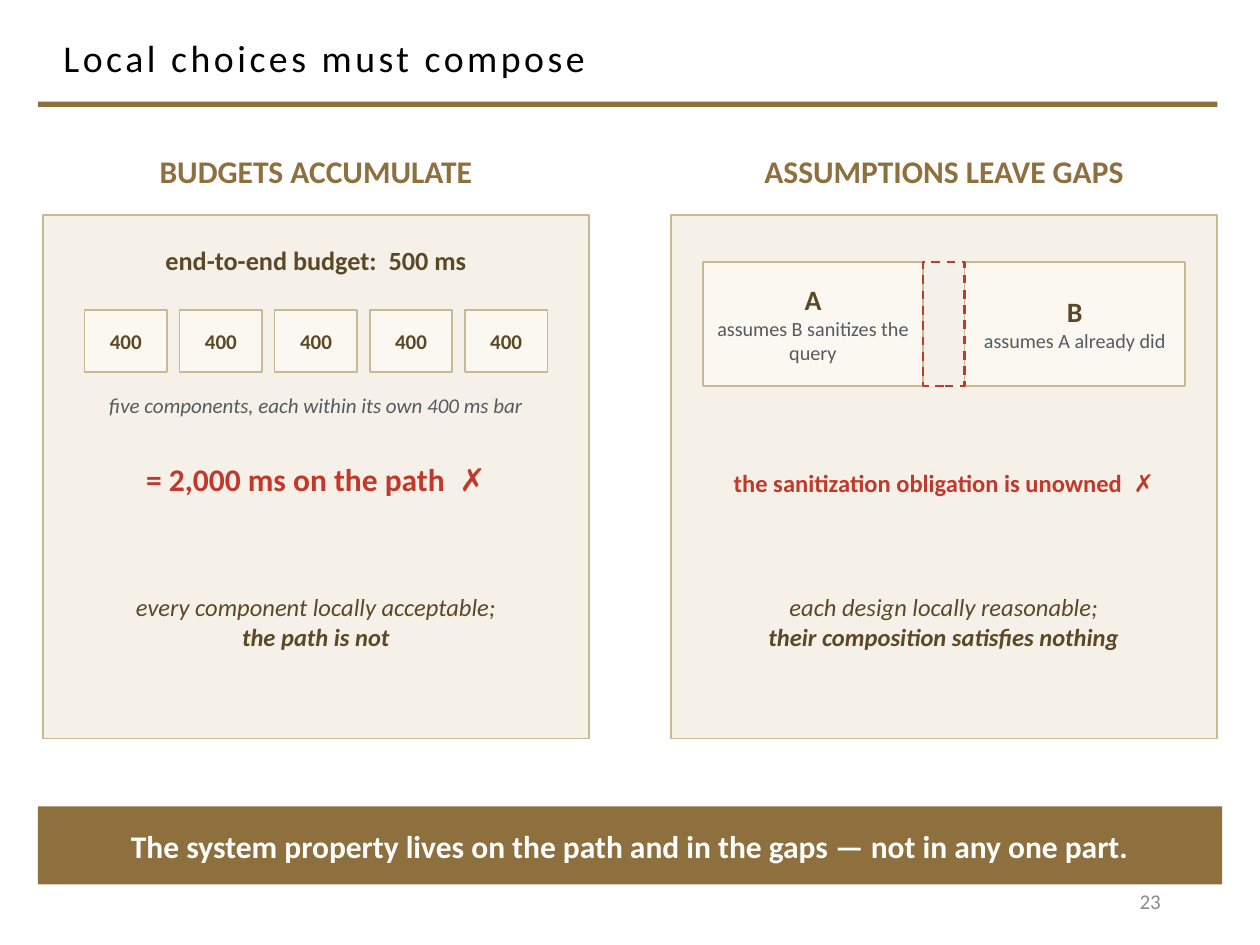
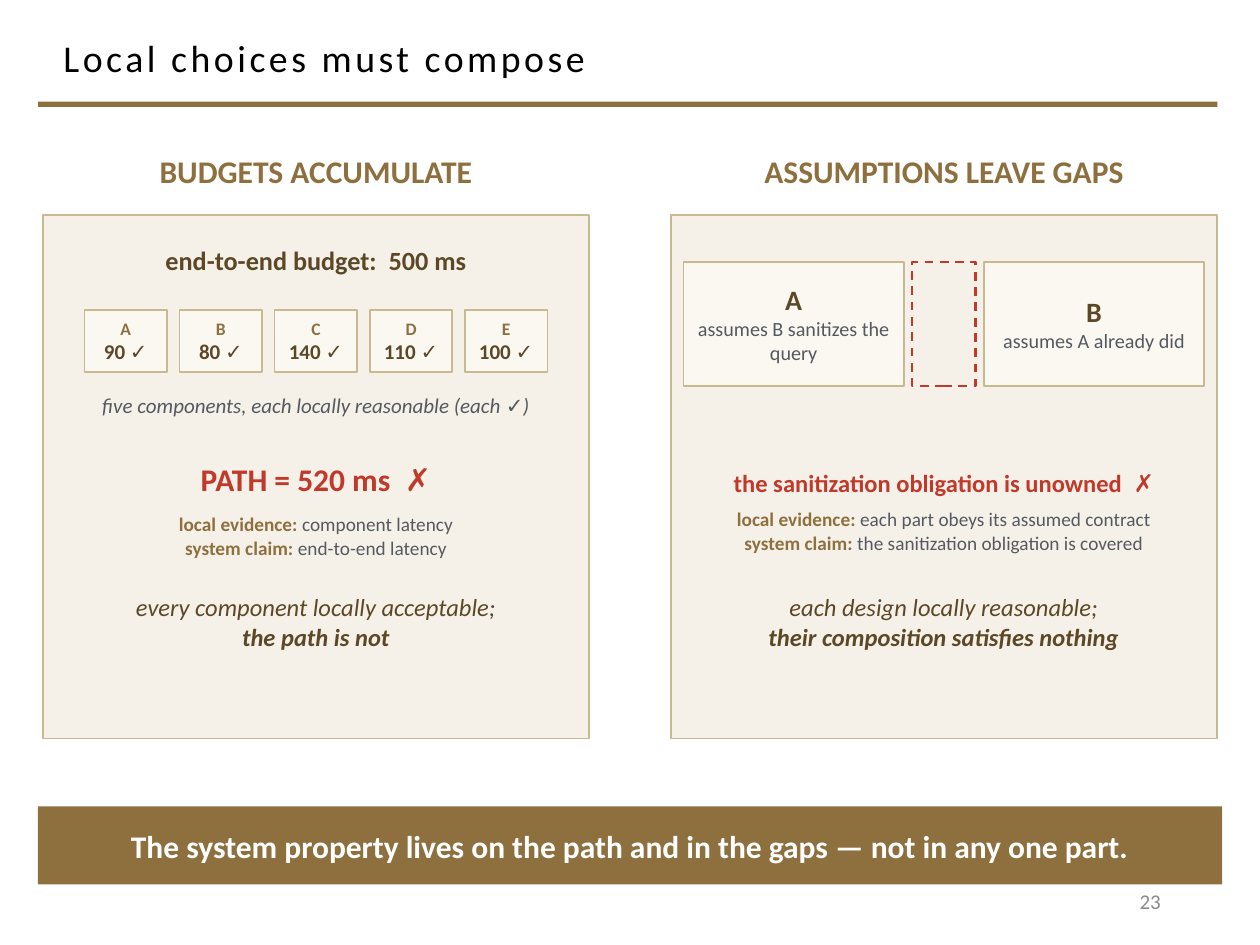
Before and after one commit to davisjam/model-based-agentic-software-engineering, a slide deck: slide 23 of course/lectures/act-1-foundations/07-design/1-7-Design.pptx. Drawn at 1260x945 pixels with LibreOffice and Linux fonts; fonts in the diff are those of the drawing; background and template pictures are left out. Boxes give left, top, right and bottom in pixels: in the first picture for what was removed or moved away, otherwise in the second. Text is boxed around its words. In the diff, an @@ line names an element or a change of style, - is before the commit and + after.

```diff
--- a/course/lectures/act-1-foundations/07-design/1-7-Design.pptx
+++ b/course/lectures/act-1-foundations/07-design/1-7-Design.pptx
@@ rectangle "A": place and size @@
-rectangle "A" at (703, 262, 924, 386)
+rectangle "A" at (683, 262, 903, 386)
@@ rectangle: place and size @@
-rectangle at (924, 262, 965, 386)
+rectangle at (912, 262, 975, 386)
@@ rectangle "B": place and size @@
-rectangle "B" at (965, 262, 1186, 386)
+rectangle "B" at (984, 262, 1205, 386)
@@ text in rectangle at (104, 323, 131, 359): text changed @@
-400
+A
+90 ✓
@@ text in rectangle at (199, 323, 226, 359): text changed @@
-400
+B
+80 ✓
@@ text in rectangle at (289, 323, 321, 359): text changed @@
-400
+C
+140 ✓
@@ text in rectangle at (384, 323, 417, 359): text changed @@
-400
+D
+110 ✓
@@ text in rectangle at (479, 323, 511, 359): text changed @@
-400
+E
+100 ✓
@@ text at (102, 398, 501, 417): text changed @@
-five components, each within its own 400 ms bar
+five components, each locally reasonable (each ✓)
@@ text at (201, 470, 390, 492): text changed @@
-= 2,000 ms on the path ✗
+PATH = 520 ms ✗
@@ text added at (179, 517, 452, 558), 11 pt, text #555960 @@
+local evidence: component latency
+system claim: end-to-end latency
@@ text added at (737, 512, 1150, 554), 11 pt, text #555960 @@
+local evidence: each part obeys its assumed contract
+system claim: the sanitization obligation is covered
```
Also in this commit, not shown: 6 other slides changed, 2 slides added, 3 slides removed.
